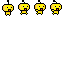
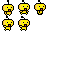
Layers edited between the first and the second 64x64 image:
painted on "Layer 2" over [2, 0, 62, 31]
